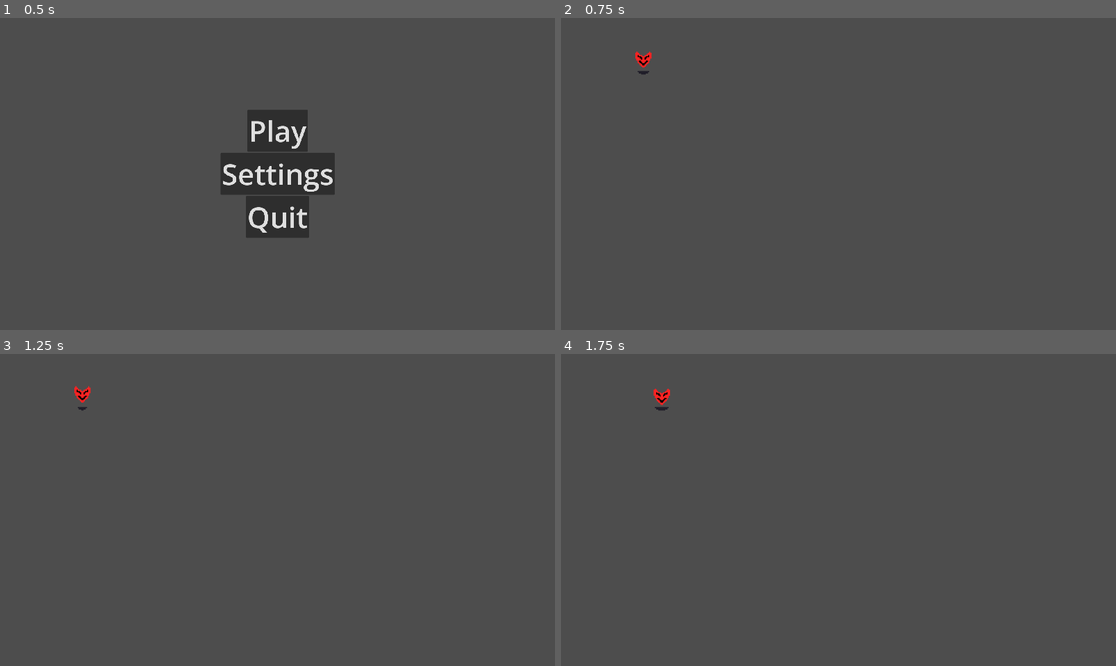
Above: before the commit, frames 1-4 (two rows, left to right).
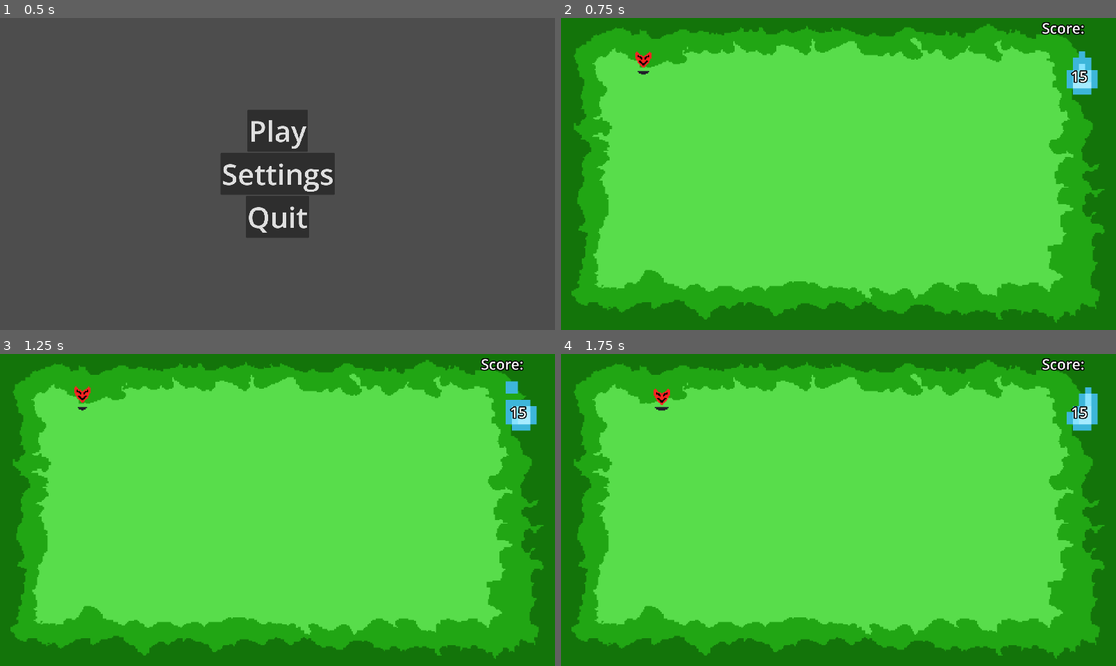
Above: after the commit, the same moments.

Repository: billystein25/GlobalGameJam2026
Game: Godot game, scene res://scenes/ui/start_screne.tscn
Same seed, same stepped clock (60 frames per second), same inputs: the game is played once before the commit and once after it.
Inputs (mouse positions are in pixels of both pictures, inside the frame that each line leads up to):
- Up to frame 1 (0.5 s): no input
- Up to frame 2 (0.75 s): click "Play" at 0.5 s
- Up to frame 3 (1.25 s): no input
- Up to frame 4 (1.75 s): move the mouse to (960, 494) at 1.27 s; hold Right (Player Go Right) from 1.28 s (still down); tap Space (Jumb) at 1.35 s; click (960, 494) at 1.42 s

Frame 1 is identical in both runs. In frame 2, 100% of the frame differs, in the area x 0-100%, y 0-100%; in frame 3, 100%; in frame 4, 100%.

Commit message:
working game ui

Diff:
--- a/scenes/player.gd
+++ b/scenes/player.gd
@@ -1,9 +1,17 @@
+class_name Player
 extends Area2D
 
 signal request_spawn_bullet(pos: Vector2, dir: Vector2, data: Bullet, source: Node)
 signal on_leave(animation: AnimatedSprite2D, position: Vector2)
-
-var energy: int = 100
+signal update_energy(value: int)
+signal update_score(value: int)
+
+var energy: int = 100:
+	set(value):
+		if value > energy:
+			update_score.emit(value)
+		energy = value
+		update_energy.emit(energy)
 var onEnemy = false
 var health: float = 1
 var souls: int = 0
--- a/scenes/root/game_manager.gd
+++ b/scenes/root/game_manager.gd
@@ -26,6 +26,7 @@
 @export var enemies: Node
 @export var projectiles: Node
 @export var menu_ui: MenuUI
+@export var info_ui: InfoUI
 @export var spawners: Node
 @export var enemy_spawn_timer: Timer
 @export var increase_spawn_interval_timer: Timer
@@ -44,11 +45,19 @@
 		menu_ui.load_scene = load_scene
 		menu_ui.set_menu_state(MenuUI.MenuStates.NONE)
 		menu_ui.is_start_menu = false
-	var player = get_tree().get_first_node_in_group("player")
+	var player: Player = get_tree().get_first_node_in_group("player")
 	player.on_leave.connect(on_leave_manager)
 	if player:
 		if player.has_signal("request_spawn_bullet"):
 			player.request_spawn_bullet.connect(_on_enemy_spawn_bullet)
+		player.update_energy.connect(
+			func(value: int):
+				info_ui.set_souls_label(value)
+		)
+		player.update_score.connect(
+			func(value: int):
+				info_ui.set_score_label(value)
+		)
 
 	for enemy in get_tree().get_nodes_in_group("Enemy"):
 		enemy.request_spawn_bullet.connect(_on_enemy_spawn_bullet)
--- a/scenes/root/game_manager.tscn
+++ b/scenes/root/game_manager.tscn
@@ -3,7 +3,7 @@
 [ext_resource type="Script" uid="uid://hmw2bx6cbghr" path="res://scenes/root/game_manager.gd" id="1_2ofal"]
 [ext_resource type="PackedScene" uid="uid://bi38a0e7ae2gf" path="res://scenes/enemy.tscn" id="2_r7s56"]
 [ext_resource type="PackedScene" uid="uid://cki75c4q6ug0d" path="res://scenes/player.tscn" id="3_vjrgi"]
-[ext_resource type="PackedScene" uid="uid://jf3v1j7nrgyt" path="res://scenes/ui/start_menu_ui.tscn" id="4_88j5r"]
+[ext_resource type="PackedScene" uid="uid://jf3v1j7nrgyt" path="res://scenes/ui/menu_ui.tscn" id="4_88j5r"]
 
 [node name="GameManager" type="Node" unique_id=993008258 node_paths=PackedStringArray("enemies", "projectiles", "menu_ui")]
 script = ExtResource("1_2ofal")
--- a/scenes/root/main_level.tscn
+++ b/scenes/root/main_level.tscn
@@ -2,19 +2,30 @@
 
 [ext_resource type="Script" uid="uid://hmw2bx6cbghr" path="res://scenes/root/game_manager.gd" id="1_8lngr"]
 [ext_resource type="PackedScene" uid="uid://cki75c4q6ug0d" path="res://scenes/player.tscn" id="2_b47l5"]
-[ext_resource type="PackedScene" uid="uid://jf3v1j7nrgyt" path="res://scenes/ui/start_menu_ui.tscn" id="2_cko7m"]
+[ext_resource type="PackedScene" uid="uid://jf3v1j7nrgyt" path="res://scenes/ui/menu_ui.tscn" id="2_cko7m"]
+[ext_resource type="Texture2D" uid="uid://bmnjjqrf6y2e5" path="res://assets/background_blended1.png" id="2_vcg01"]
 [ext_resource type="Script" uid="uid://cnm1ti6iwuko5" path="res://scenes/enemy_spawner/enemy_spawner.gd" id="3_b47l5"]
+[ext_resource type="PackedScene" uid="uid://ck1qpo532idqx" path="res://scenes/ui/info_ui.tscn" id="6_edhfy"]
 
-[node name="MainLevel" type="Node" unique_id=1213414492 node_paths=PackedStringArray("enemies", "projectiles", "menu_ui", "spawners", "enemy_spawn_timer", "increase_spawn_interval_timer", "increase_max_spawned_enemies_timer")]
+[node name="MainLevel" type="Node" unique_id=1213414492 node_paths=PackedStringArray("enemies", "projectiles", "menu_ui", "info_ui", "spawners", "enemy_spawn_timer", "increase_spawn_interval_timer", "increase_max_spawned_enemies_timer")]
 script = ExtResource("1_8lngr")
 enemies = NodePath("Entities")
 projectiles = NodePath("Projectiles")
 menu_ui = NodePath("MenuUI")
+info_ui = NodePath("InfoUI")
 spawners = NodePath("Spawners")
 enemy_spawn_timer = NodePath("EnemySpawnTimer")
 increase_spawn_interval_timer = NodePath("IncreaseSpawnIntervalTimer")
 increase_max_spawned_enemies_timer = NodePath("IncreaseMaxSpawnedEnemiesTimer")
 metadata/_custom_type_script = "uid://hmw2bx6cbghr"
+
+[node name="BG" type="TextureRect" parent="." unique_id=238066686]
+anchors_preset = 15
+anchor_right = 1.0
+anchor_bottom = 1.0
+grow_horizontal = 2
+grow_vertical = 2
+texture = ExtResource("2_vcg01")
 
 [node name="Entities" type="Node2D" parent="." unique_id=755761729]
 
@@ -47,6 +58,8 @@
 [node name="MenuUI" parent="." unique_id=683639668 instance=ExtResource("2_cko7m")]
 layer = 2
 
+[node name="InfoUI" parent="." unique_id=1640985751 instance=ExtResource("6_edhfy")]
+
 [node name="EnemySpawnTimer" type="Timer" parent="." unique_id=486513236]
 
 [node name="IncreaseSpawnIntervalTimer" type="Timer" parent="." unique_id=910098953]
--- /dev/null
+++ b/scenes/ui/info_ui.gd
@@ -0,0 +1,12 @@
+class_name InfoUI
+extends CanvasLayer
+
+@export_group("Node References")
+@export var score_label: Label
+@export var soul_label: Label
+
+func set_score_label(num: int) -> void:
+	score_label.text = "Score: " + str(num)
+
+func set_souls_label(num: int) -> void:
+	soul_label.text = str(num)
--- /dev/null
+++ b/scenes/ui/info_ui.tscn
@@ -0,0 +1,120 @@
+[gd_scene format=3 uid="uid://ck1qpo532idqx"]
+
+[ext_resource type="Texture2D" uid="uid://dppcr8ay24vcp" path="res://assets/sould_flare.png" id="1_ehs3q"]
+[ext_resource type="LabelSettings" uid="uid://cq7vbl5dcvrsj" path="res://scenes/ui/sub_menu_label_settings.tres" id="1_hjx86"]
+[ext_resource type="Script" uid="uid://cn8vixynv8g5t" path="res://scenes/ui/info_ui.gd" id="1_svwys"]
+
+[sub_resource type="ViewportTexture" id="ViewportTexture_hjx86"]
+viewport_path = NodePath("MarginContainer/VBoxContainer/TextureRect/SubViewport")
+
+[sub_resource type="AtlasTexture" id="AtlasTexture_svwys"]
+atlas = ExtResource("1_ehs3q")
+region = Rect2(0, 0, 12, 12)
+
+[sub_resource type="AtlasTexture" id="AtlasTexture_h7g8v"]
+atlas = ExtResource("1_ehs3q")
+region = Rect2(12, 0, 12, 12)
+
+[sub_resource type="AtlasTexture" id="AtlasTexture_m7jhh"]
+atlas = ExtResource("1_ehs3q")
+region = Rect2(24, 0, 12, 12)
+
+[sub_resource type="AtlasTexture" id="AtlasTexture_pm1la"]
+atlas = ExtResource("1_ehs3q")
+region = Rect2(0, 12, 12, 12)
+
+[sub_resource type="AtlasTexture" id="AtlasTexture_c1h2h"]
+atlas = ExtResource("1_ehs3q")
+region = Rect2(12, 12, 12, 12)
+
+[sub_resource type="AtlasTexture" id="AtlasTexture_iq14w"]
+atlas = ExtResource("1_ehs3q")
+region = Rect2(24, 12, 12, 12)
+
+[sub_resource type="AtlasTexture" id="AtlasTexture_ua2po"]
+atlas = ExtResource("1_ehs3q")
+region = Rect2(0, 24, 12, 12)
+
+[sub_resource type="SpriteFrames" id="SpriteFrames_sa82a"]
+animations = [{
+"frames": [{
+"duration": 1.0,
+"texture": SubResource("AtlasTexture_svwys")
+}, {
+"duration": 1.0,
+"texture": SubResource("AtlasTexture_h7g8v")
+}, {
+"duration": 1.0,
+"texture": SubResource("AtlasTexture_m7jhh")
+}, {
+"duration": 1.0,
+"texture": SubResource("AtlasTexture_pm1la")
+}, {
+"duration": 1.0,
+"texture": SubResource("AtlasTexture_c1h2h")
+}, {
+"duration": 1.0,
+"texture": SubResource("AtlasTexture_iq14w")
+}, {
+"duration": 1.0,
+"texture": SubResource("AtlasTexture_ua2po")
+}],
+"loop": true,
+"name": &"default",
+"speed": 5.0
+}]
+
+[node name="InfoUI" type="CanvasLayer" unique_id=1640985751 node_paths=PackedStringArray("score_label", "soul_label")]
+script = ExtResource("1_svwys")
+score_label = NodePath("MarginContainer/VBoxContainer/ScoreLabel")
+soul_label = NodePath("MarginContainer/VBoxContainer/TextureRect/SoulLabel")
+
+[node name="MarginContainer" type="MarginContainer" parent="." unique_id=1903248931]
+custom_minimum_size = Vector2(200, 200)
+anchors_preset = 1
+anchor_left = 1.0
+anchor_right = 1.0
+offset_left = -133.0
+offset_bottom = 201.0
+grow_horizontal = 0
+
+[node name="VBoxContainer" type="VBoxContainer" parent="MarginContainer" unique_id=905453134]
+layout_mode = 2
+size_flags_horizontal = 4
+size_flags_vertical = 4
+
+[node name="ScoreLabel" type="Label" parent="MarginContainer/VBoxContainer" unique_id=1571379183]
+layout_mode = 2
+text = "Score: "
+label_settings = ExtResource("1_hjx86")
+
+[node name="TextureRect" type="TextureRect" parent="MarginContainer/VBoxContainer" unique_id=273837450]
+custom_minimum_size = Vector2(256, 256)
+layout_mode = 2
+texture = SubResource("ViewportTexture_hjx86")
+
+[node name="SubViewport" type="SubViewport" parent="MarginContainer/VBoxContainer/TextureRect" unique_id=1278635123]
+transparent_bg = true
+size = Vector2i(12, 12)
+
+[node name="AnimatedSprite2D" type="AnimatedSprite2D" parent="MarginContainer/VBoxContainer/TextureRect/SubViewport" unique_id=1581788277]
+position = Vector2(6, 6)
+sprite_frames = SubResource("SpriteFrames_sa82a")
+autoplay = "default"
+
+[node name="SoulLabel" type="Label" parent="MarginContainer/VBoxContainer/TextureRect" unique_id=2124983039]
+layout_mode = 1
+anchors_preset = 8
+anchor_left = 0.5
+anchor_top = 0.5
+anchor_right = 0.5
+anchor_bottom = 0.5
+offset_left = -20.0
+offset_top = -11.5
+offset_right = 20.0
+offset_bottom = 11.5
+grow_horizontal = 2
+grow_vertical = 2
+pivot_offset_ratio = Vector2(0.5, 0.5)
+text = "15"
+label_settings = ExtResource("1_hjx86")
--- a/scenes/ui/start_menu_ui.tscn
+++ b/scenes/ui/menu_ui.tscn
@@ -1,6 +1,6 @@
 [gd_scene format=3 uid="uid://jf3v1j7nrgyt"]
 
-[ext_resource type="Script" uid="uid://suvd6fi8xkh7" path="res://scenes/ui/start_menu_ui.gd" id="1_0m5jy"]
+[ext_resource type="Script" uid="uid://suvd6fi8xkh7" path="res://scenes/ui/menu_ui.gd" id="1_0m5jy"]
 [ext_resource type="Theme" uid="uid://cbdk2gb61vwjj" path="res://scenes/ui/button_theme.tres" id="2_v35sh"]
 [ext_resource type="Theme" uid="uid://be6j7ps5y3njk" path="res://scenes/ui/sub_menu_theme.tres" id="3_eexpk"]
 [ext_resource type="LabelSettings" uid="uid://cq7vbl5dcvrsj" path="res://scenes/ui/sub_menu_label_settings.tres" id="4_50ifq"]
--- a/scenes/ui/start_screne.tscn
+++ b/scenes/ui/start_screne.tscn
@@ -1,6 +1,6 @@
 [gd_scene format=3 uid="uid://dsx6xtgbau3lb"]
 
-[ext_resource type="PackedScene" uid="uid://jf3v1j7nrgyt" path="res://scenes/ui/start_menu_ui.tscn" id="1_q2lfi"]
+[ext_resource type="PackedScene" uid="uid://jf3v1j7nrgyt" path="res://scenes/ui/menu_ui.tscn" id="1_q2lfi"]
 
 [node name="StartScrene" type="CanvasLayer" unique_id=1333345430]
 
Binary file added: assets/sould_flare.png
Not shown, added: assets/sould_flare.png.import
Not shown, added: scenes/ui/info_ui.gd.uid
Renamed: scenes/ui/start_menu_ui.gd -> scenes/ui/menu_ui.gd
Renamed: scenes/ui/start_menu_ui.gd.uid -> scenes/ui/menu_ui.gd.uid
